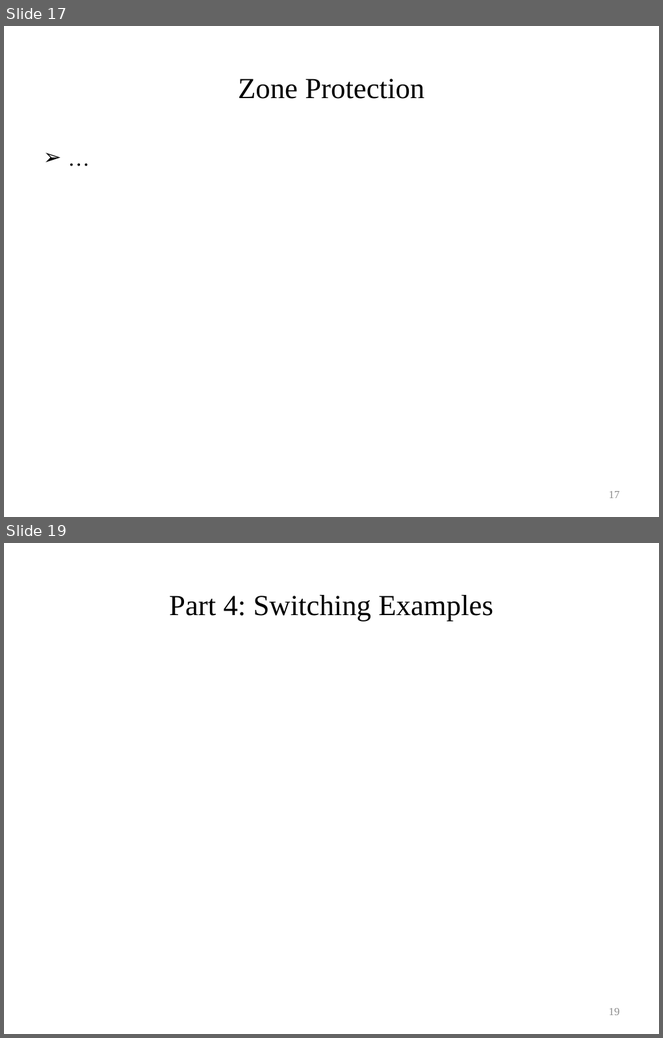
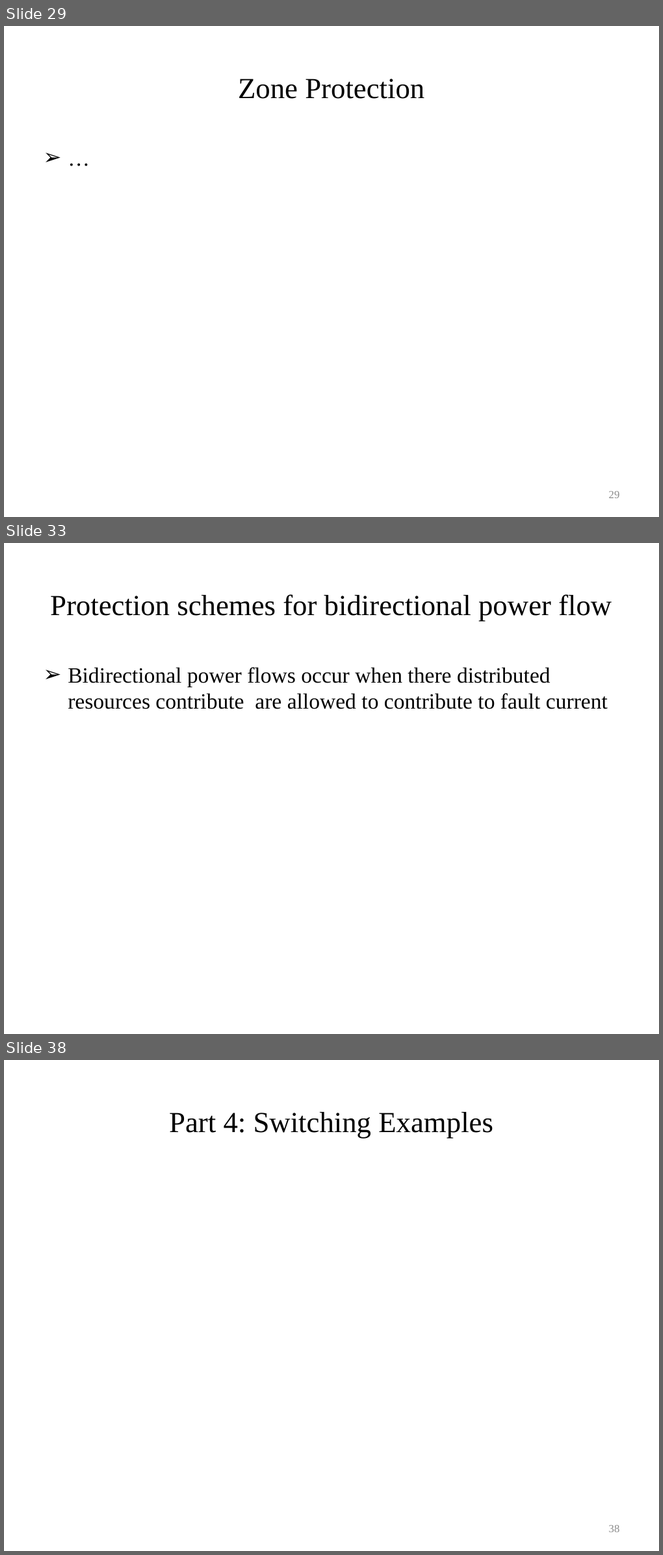
Before and after one commit to gridlab-d/course, a slide deck: University of Washington Class/Module 9 - Automated switching and reconfiguration.pptx. Shown one above the other, each under a label of ours: slides 17 and 19 before the commit, slides 29, 33 and 38 after it; the slides between them are not shown. The pictures are 663x1038 and 663x1555 pixels, drawn with LibreOffice and Linux fonts; fonts in the diff are those of the drawing. Boxes give left, top, right and bottom in pixels: in the first picture for what was removed or moved away, otherwise in the second. Text is boxed around its words. In the diff, an @@ line names an element or a change of style, - is before the commit and + after.

```diff
--- a/University of Washington Class/Module 9 - Automated switching and reconfiguration.pptx
+++ b/University of Washington Class/Module 9 - Automated switching and reconfiguration.pptx
@@ slide 33 added at <box>4,543,659,1034</box>, background #FFFFFF @@
@@ title added at <box>50,594,612,621</box>, 32 pt, text #000000 @@
+Protection schemes for bidirectional power flow
@@ text added at <box>68,667,608,709</box>, 24 pt, text #000000 @@
+➢ Bidirectional power flows occur when there distributed resources contribute are allowed to contribute to fault current
@@ what was slide 17 is now slide 29 @@
@@ page number at <box>609,491,620,499</box>: text changed @@
-17
+29
@@ what was slide 19 is now slide 38 @@
@@ page number at <box>609,1525,620,1533</box>: text changed @@
-19
+38
```
Also in this commit, not shown: 4 slides changed, 18 other slides added.
